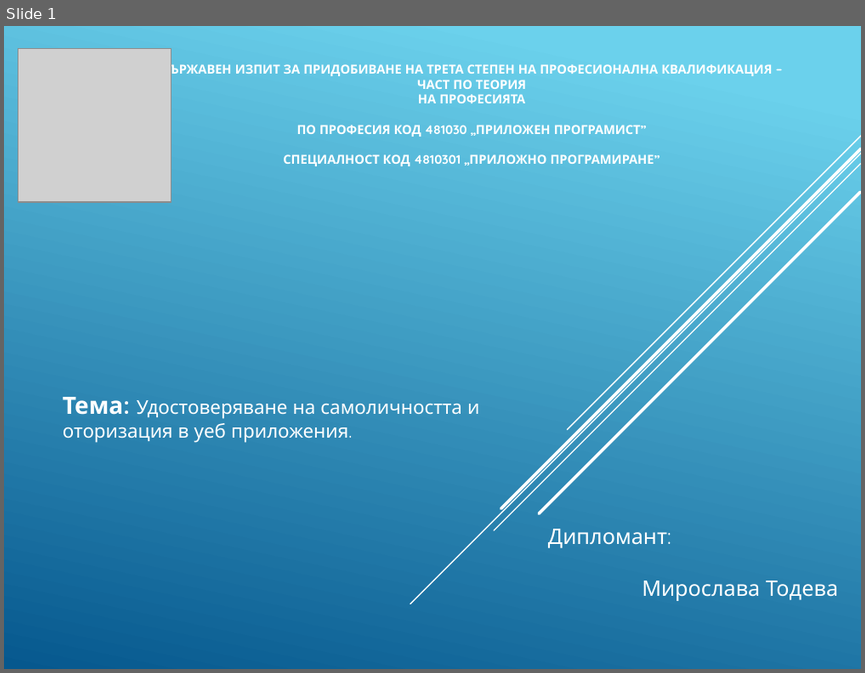
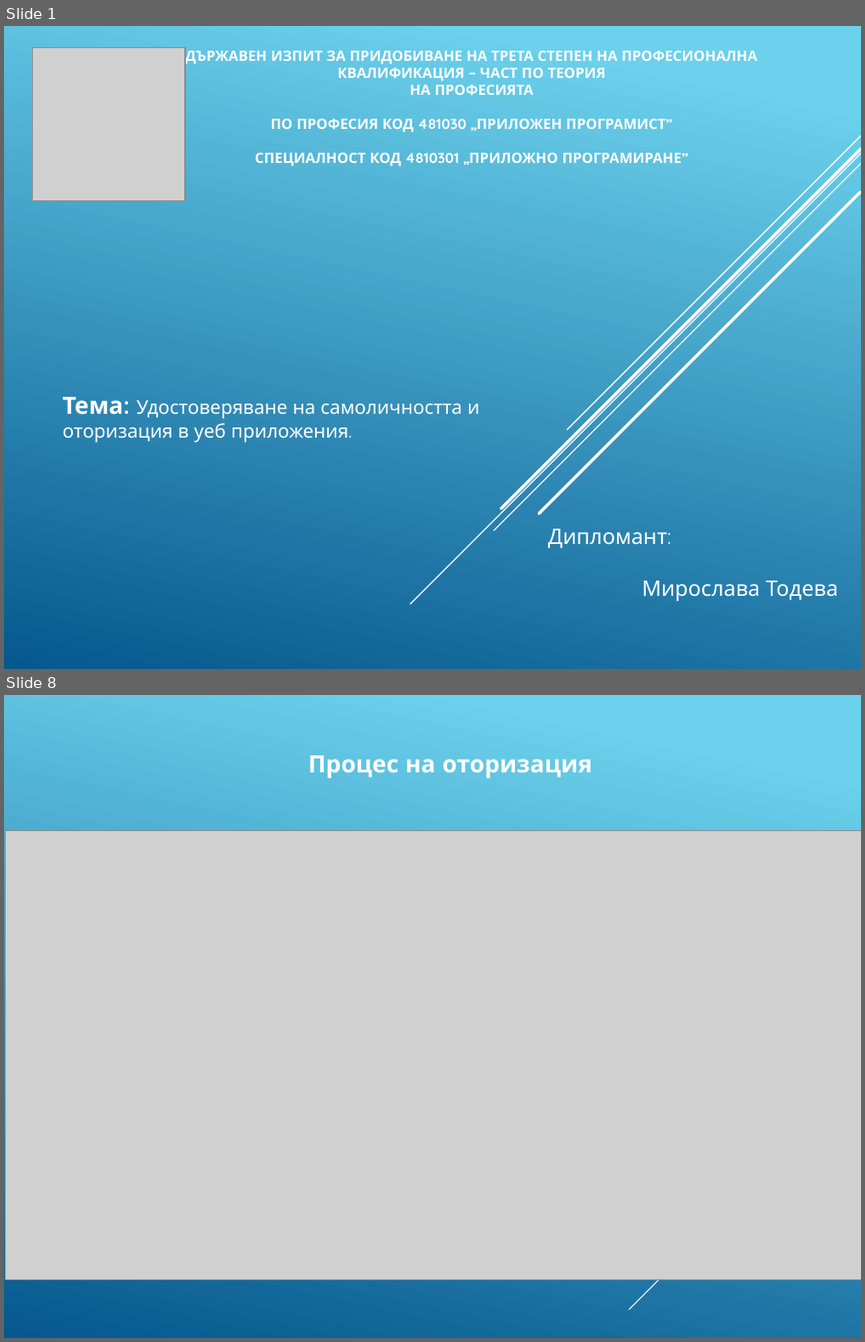
Before and after one commit to pgee-dzi2024/Theme_2501, a slide deck: dr/Защита.pptx. Shown one above the other, each under a label of ours: slide 1 before the commit, slides 1 and 8 after it; the slides between them are not shown. The pictures are 865x673 and 865x1342 pixels, drawn with LibreOffice and Linux fonts; fonts in the diff are those of the drawing; grey boxes stand for pictures. Boxes give left, top, right and bottom in pixels: in the first picture for what was removed or moved away, otherwise in the second. Text is boxed around its words. In the diff, an @@ line names an element or a change of style, - is before the commit and + after.

```diff
--- a/dr/Защита.pptx
+++ b/dr/Защита.pptx
@@ slide 8 added at (x1=4, y1=695, x2=861, y2=1338), background gradient #6ED2EB to #06588E @@
@@ text added at (x1=308, y1=755, x2=592, y2=778), 20 pt, text #FFFFFF, bold @@
+Процес на оторизация
@@ picture added at (x1=6, y1=830, x2=861, y2=1278) @@
@@ line added from (861, 1077) to (630, 1310), #FFFFFF 0.75 pt @@
@@ slide 1 changed as well @@
@@ picture moved from (x1=18, y1=49, x2=171, y2=203) to (x1=32, y1=47, x2=185, y2=201) @@
@@ title "ДЪРЖАВЕН ИЗПИТ ЗА ПРИДОБИВАНЕ НА ..." at (x1=185, y1=47, x2=757, y2=166): size 10.5 to 12 pt @@
```
Also in this commit, not shown: 10 other slides added, 3 other files.
